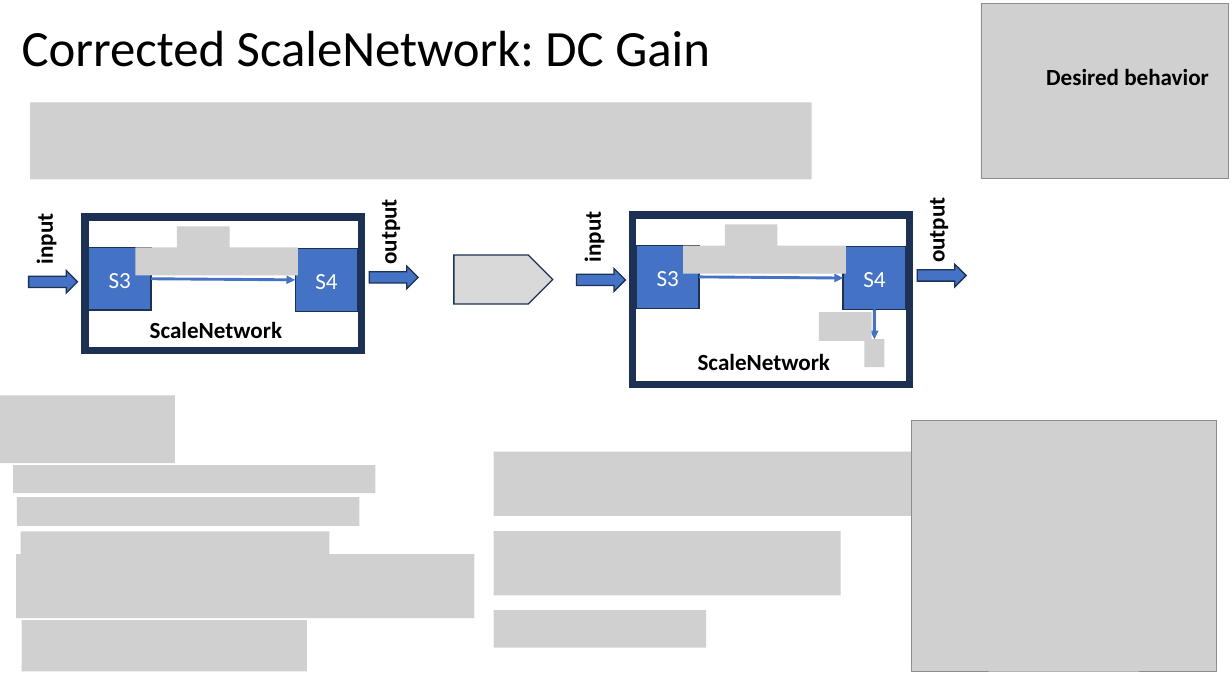
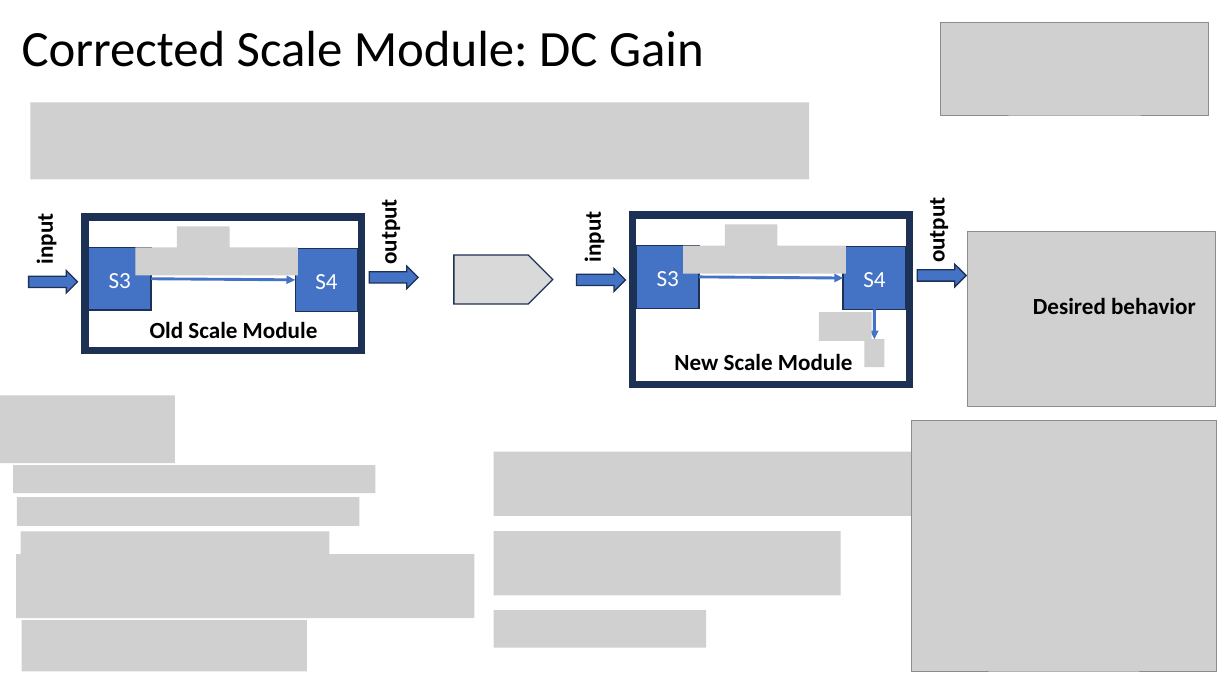
Before and after one commit to joseph-hellerstein/linear_reaction_networks, a slide deck: slide 11 of docs/module_framework.pptx. Drawn at 1232x693 pixels with LibreOffice and Linux fonts; fonts in the diff are those of the drawing; grey boxes stand for pictures. Boxes give left, top, right and bottom in pixels: in the first picture for what was removed or moved away, otherwise in the second. Text is boxed around its words. In the diff, an @@ line names an element or a change of style, - is before the commit and + after.

```diff
--- a/docs/module_framework.pptx
+++ b/docs/module_framework.pptx
@@ picture added at [941,22,1209,115] @@
@@ title at [22,30,704,67]: text changed @@
-Corrected ScaleNetwork: DC Gain
+Corrected Scale Module: DC Gain
@@ picture: place and size @@
-picture at [982,3,1229,178]
+picture at [968,231,1215,407]
@@ text "Desired behavior": place and size @@
-text "Desired behavior" at [1046,68,1209,85]
+text "Desired behavior" at [1033,297,1196,314]
@@ text at [150,321,318,338]: text changed @@
-ScaleNetwork
+Old Scale Module
@@ text at [674,353,853,370]: text changed @@
-ScaleNetwork
+New Scale Module
```
Also in this commit, not shown: 8 other slides changed, 1 slide added, 1 other file.
